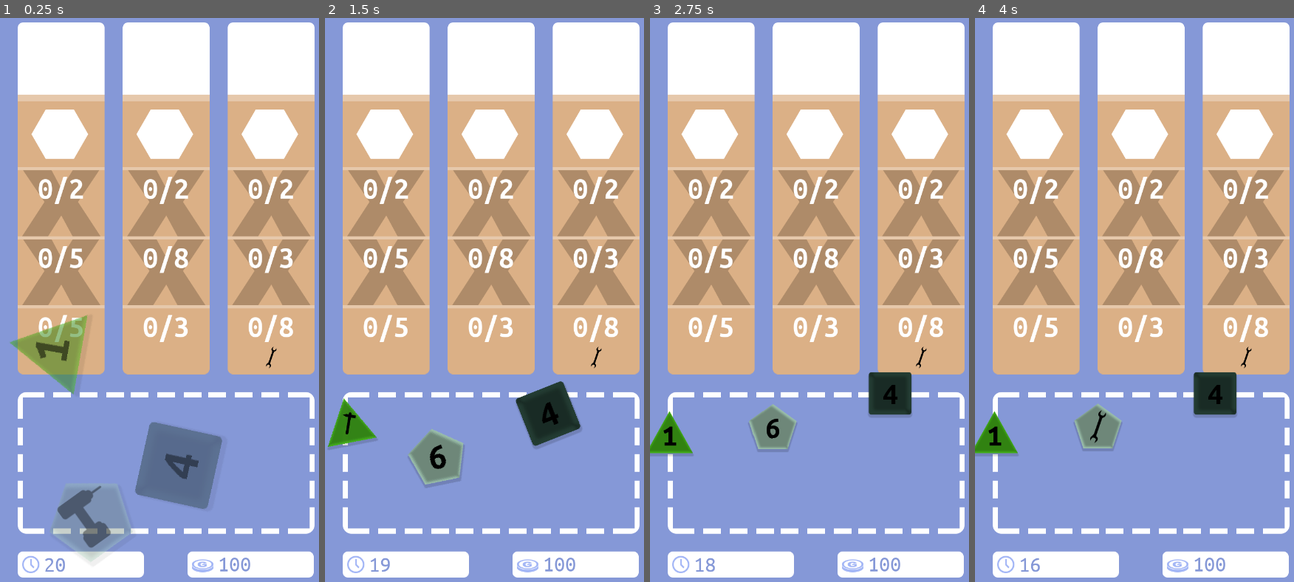
Above: before the commit, frames 1-4 (left to right).
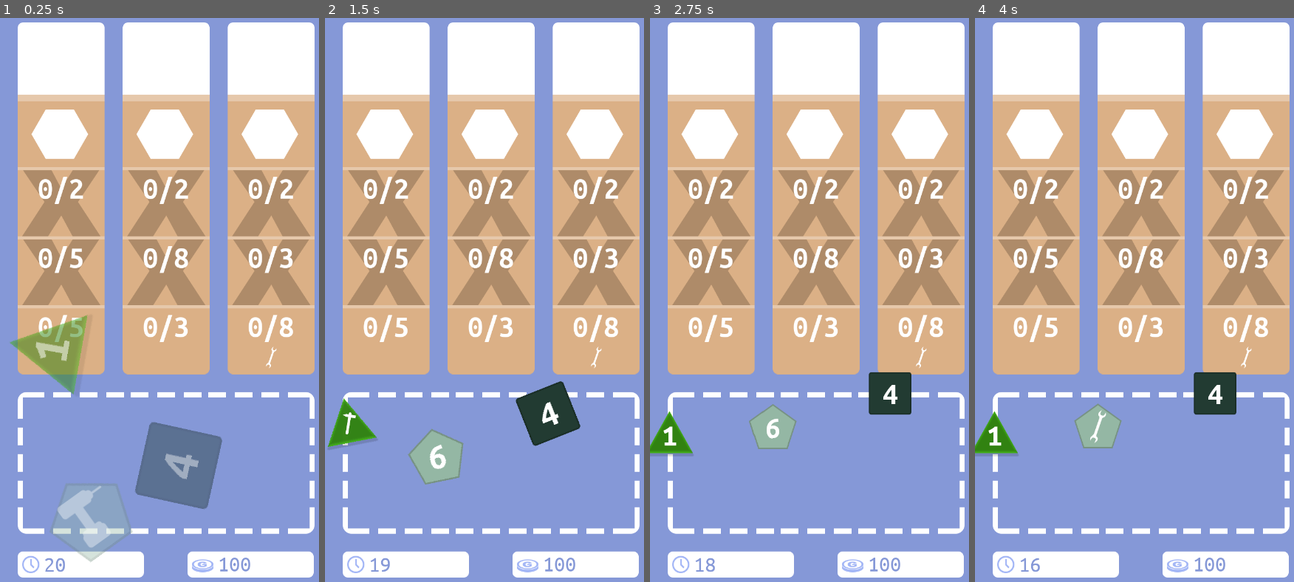
Above: after the commit, the same moments.

Repository: matzebond/DiceRepair
Game: Godot game, scene res://scenes/screens/RootNode.tscn
Same seed, same stepped clock (60 frames per second), same inputs: the game is played once before the commit and once after it.
Inputs (mouse positions are in pixels of both pictures, inside the frame that each line leads up to):
- Up to frame 1 (0.25 s): no input
- Up to frame 2 (1.5 s): drag from (513, 452) to (369, 367) at 0.52 s; drag from (353, 412) to (490, 463) at 1.27 s
- Up to frame 3 (2.75 s): move the mouse to (768, 441) at 2.02 s; click (768, 441) at 2.17 s
- Up to frame 4 (4 s): drag from (1124, 418) to (994, 435) at 2.77 s; tap Enter at 3.5 s; move the mouse to (1239, 390) at 3.52 s; click (1239, 390) at 3.67 s

The runs differ from the first frame. In frame 1, 1.2% of the frame differs, in the area x 11-87%, y 57-94%; in frame 2, 1.5%, in the area x 5-87%, y 58-84%; in frame 3, 1.1%; in frame 4, 1.1%.

Commit message:
Made dice pretty

Diff:
--- a/scenes/die/Die.gd
+++ b/scenes/die/Die.gd
@@ -104,7 +104,7 @@
 func init(state: DieState):
     viz_state = state
     self.texture = state.sprite
-    self.modulate = state.color
+    self.self_modulate = state.color
     return self
 
 func _ready():
--- a/scenes/die/Die.tscn
+++ b/scenes/die/Die.tscn
@@ -11,7 +11,7 @@
 [node name="Die" type="Sprite" groups=[
 "die",
 ]]
-modulate = Color( 0.0980392, 0.776471, 0.505882, 1 )
+self_modulate = Color( 0.160784, 0.423529, 0.121569, 1 )
 z_index = 10
 texture = ExtResource( 2 )
 script = ExtResource( 1 )
@@ -24,7 +24,7 @@
 margin_right = -55.0
 margin_bottom = -55.0
 custom_fonts/font = ExtResource( 3 )
-custom_colors/font_color = Color( 0, 0, 0, 1 )
+custom_colors/font_color = Color( 1, 1, 1, 1 )
 text = "6"
 align = 1
 valign = 1
--- a/scenes/jobs/JobStep.gd
+++ b/scenes/jobs/JobStep.gd
@@ -101,7 +101,7 @@
 
 func set_font_space(val):
     $Label.get_font("font").extra_spacing_char = int(round(val))
-    print("Yfds")
+
 func font_space_done(_obj, _key):
     set_text(str(round(wait_overshoot)))
     set_font_space(0)
Binary file changed: assets/img/dice/dice_quad.png
Binary file changed: assets/img/dice/dice_quint.png
Binary file changed: assets/img/tools/drill.png
Binary file changed: assets/img/tools/hammer.png
Binary file changed: assets/img/tools/ratchet.png
Binary file changed: assets/img/tools/saw.png
